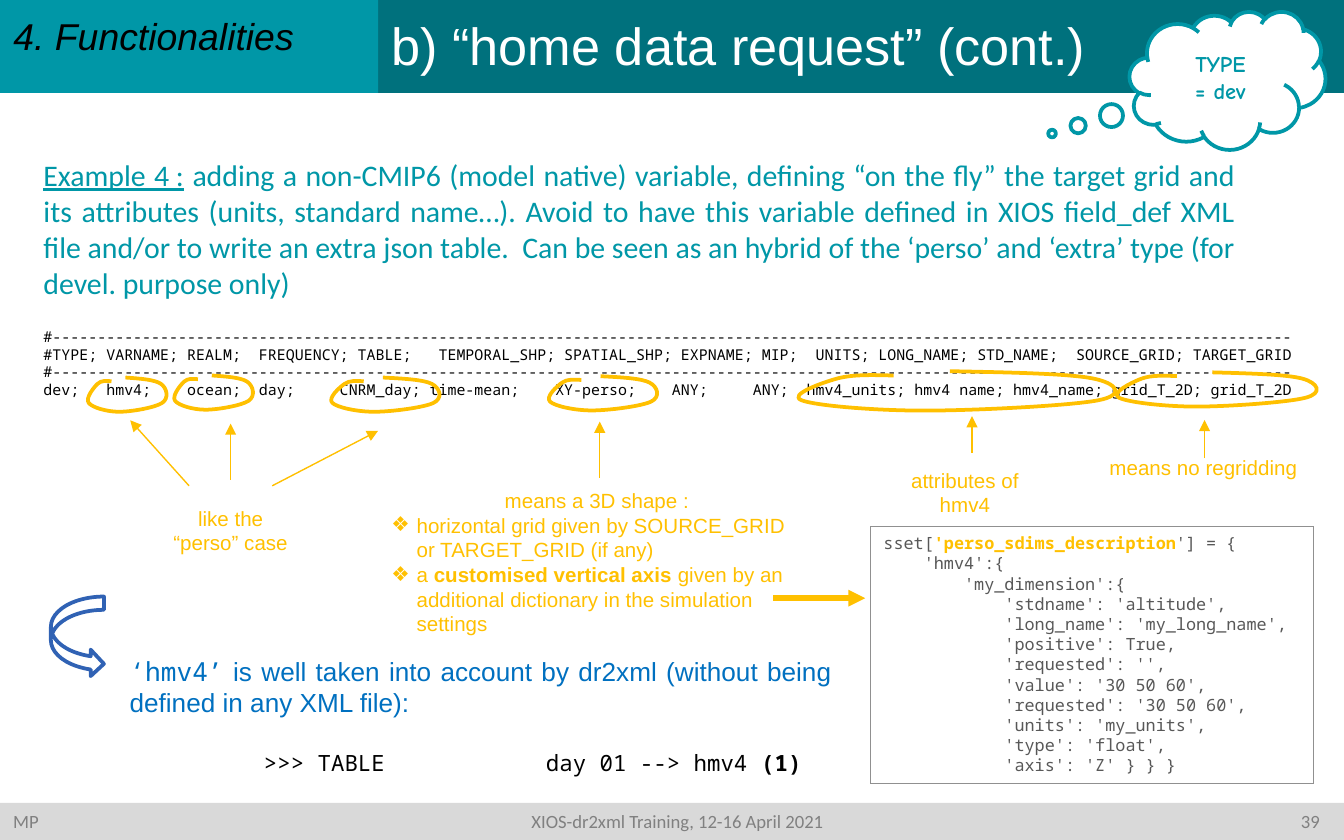
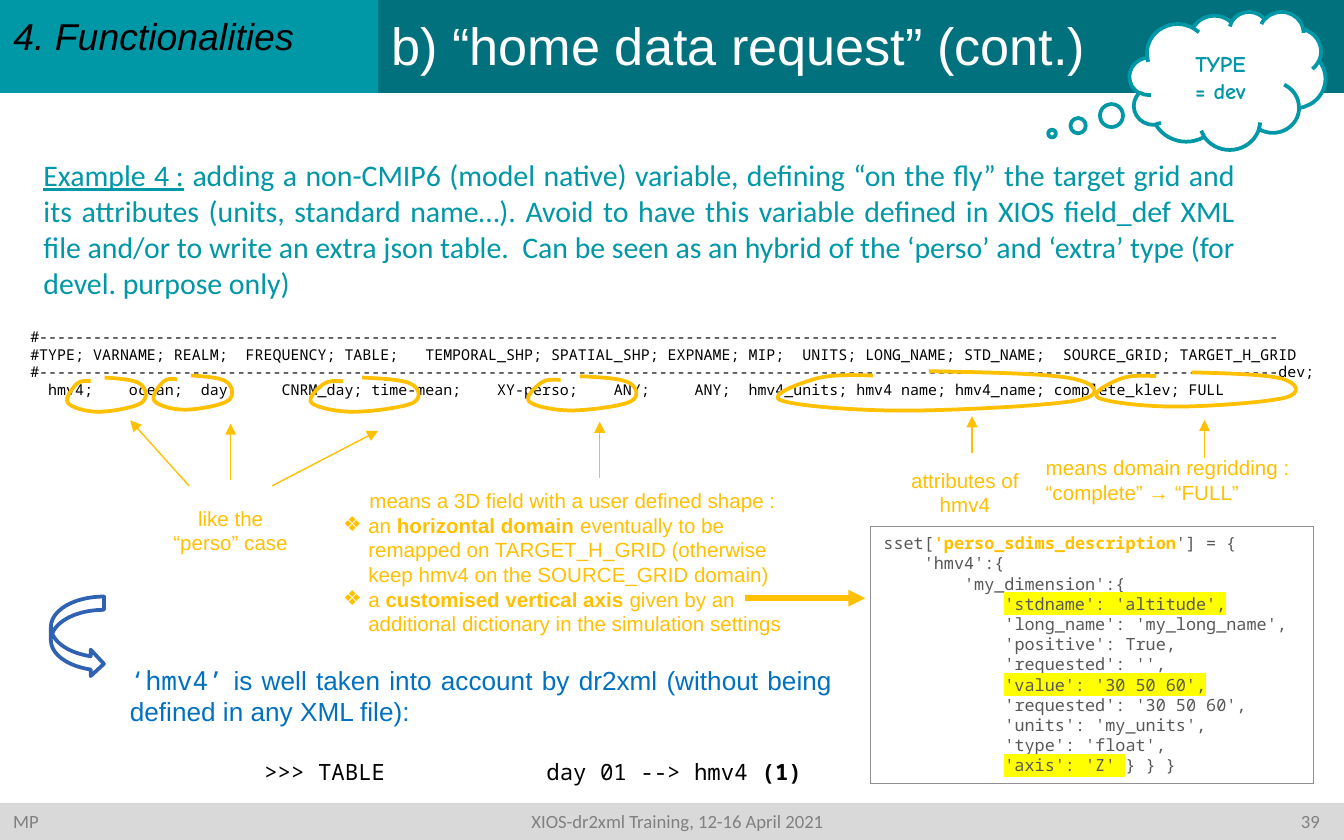
Before and after one commit to rigoudyg/dr2xml, a slide deck: slide 40 of slides/Formation_dr2xml_v5.pptx. Drawn at 1344x840 pixels with LibreOffice and Linux fonts; fonts in the diff are those of the drawing. Boxes give left, top, right and bottom in pixels: in the first picture for what was removed or moved away, otherwise in the second. Text is boxed around its words. In the diff, an @@ line names an element or a change of style, - is before the commit and + after.

```diff
--- a/slides/Formation_dr2xml_v5.pptx
+++ b/slides/Formation_dr2xml_v5.pptx
@@ text at <box>30,349,1297,400</box>: text changed @@
-#------------------------------------------------------------------------------------------------------------------------------------------#TYPE; VARNAME; REALM; FREQUENCY; TABLE; TEMPORAL_SHP; SPATIAL_SHP; EXPNAME; MIP; UNITS; LONG_NAME; STD_NAME; SOURCE_GRID; TARGET_GRID
-#------------------------------------------------------------------------------------------------------------------------------------------dev; hmv4; ocean; day; CNRM_day; time-mean; XY-perso; ANY; ANY; hmv4_units; hmv4 name; hmv4_name; grid_T_2D; grid_T_2D
+#------------------------------------------------------------------------------------------------------------------------------------------#TYPE; VARNAME; REALM; FREQUENCY; TABLE; TEMPORAL_SHP; SPATIAL_SHP; EXPNAME; MIP; UNITS; LONG_NAME; STD_NAME; SOURCE_GRID; TARGET_H_GRID
+#------------------------------------------------------------------------------------------------------------------------------------------dev; hmv4; ocean; day; CNRM_day; time-mean; XY-perso; ANY; ANY; hmv4_units; hmv4 name; hmv4_name; complete_klev; FULL
@@ 6 freeform shapes: place and size @@
-6 freeform shapes at <box>87,371,1317,411</box>
+6 freeform shapes at <box>67,371,1297,411</box>
@@ text at <box>1046,460,1277,505</box>: text changed @@
-means no regridding
+means domain regridding : “complete” → “FULL”
@@ text "means a 3D field with ...": place and size @@
-text "means a 3D field with ..." at <box>417,493,785,636</box>
+text "means a 3D field with ..." at <box>368,493,781,636</box>
@@ text at <box>368,493,768,587</box>: text changed @@
-means a 3D shape :
-❖ horizontal grid given by SOURCE_GRID or TARGET_GRID (if any)
+means a 3D field with a user defined shape :
+❖ an horizontal domain eventually to be remapped on TARGET_H_GRID (otherwise keep hmv4 on the SOURCE_GRID domain)
@@ arrow moved from (773, 598) - (866, 598) to (746, 598) - (866, 598) @@
@@ text in rectangle at <box>1004,597,1226,771</box>: highlight none to #FFFF00 in "'stdname': 'altitude',", "'value': '30 50 60',", "'axis': 'Z'" @@
@@ text "‘hmv4’ is well taken into ...": place and size @@
-text "‘hmv4’ is well taken into ..." at <box>130,661,831,776</box>
+text "‘hmv4’ is well taken into ..." at <box>130,670,831,786</box>
```
Also in this commit, not shown: 4 other slides changed, 1 other file.
